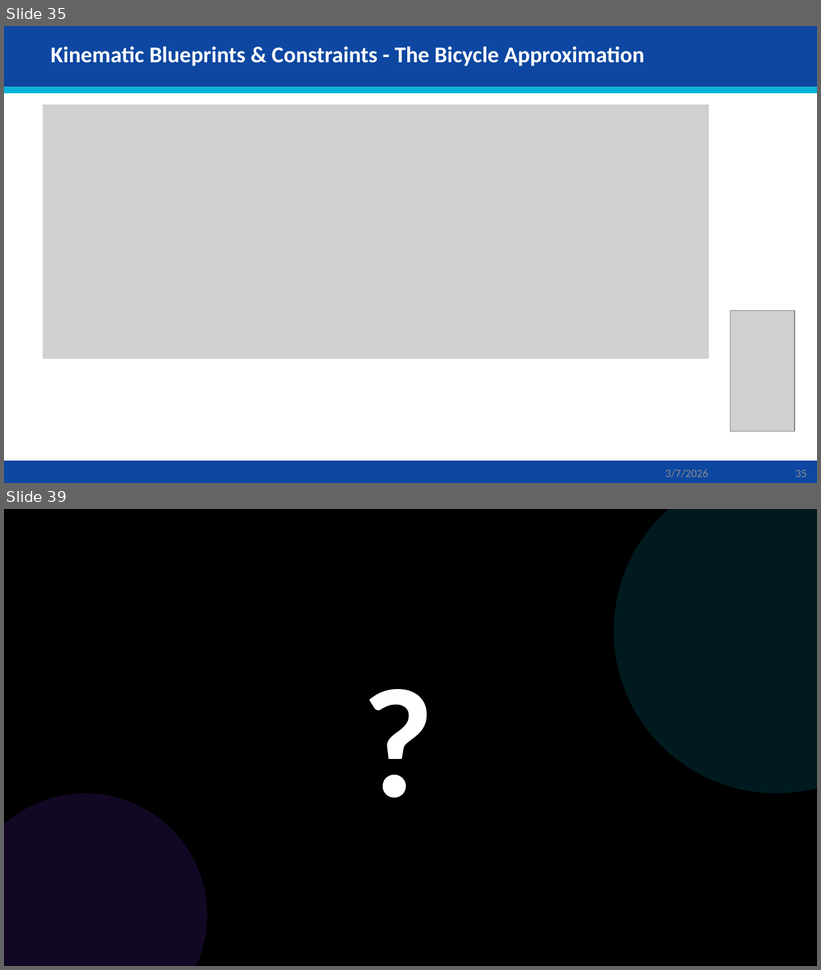
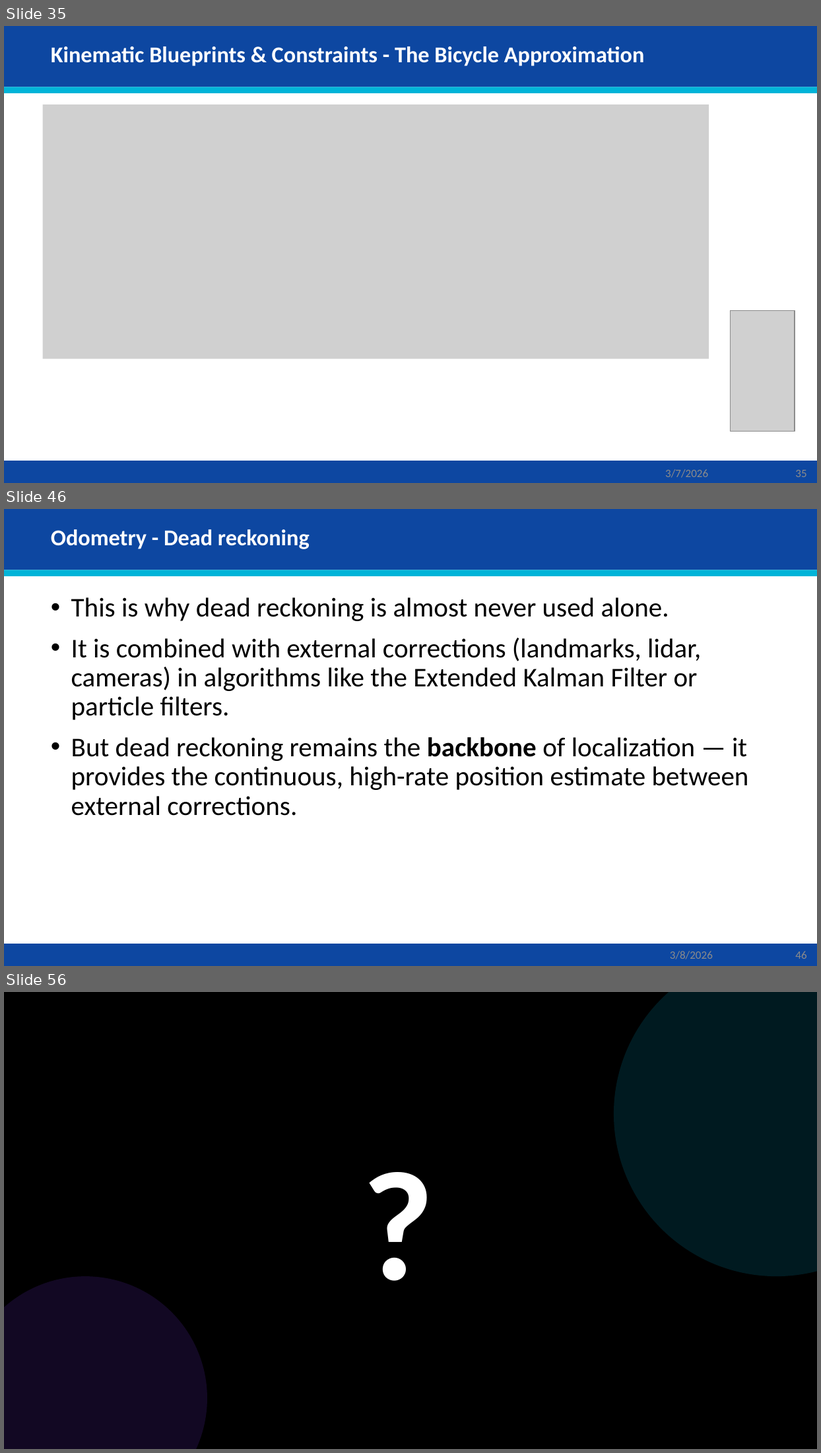
Before and after one commit to AbbadiAhmad/mobile_robots_course, a slide deck: Slides/Mod03/Mod03.pptx. Shown one above the other, each under a label of ours: slides 35 and 39 before the commit, slides 35, 46 and 56 after it; the slides between them are not shown. The pictures are 821x970 and 821x1453 pixels, drawn with LibreOffice and Linux fonts; fonts in the diff are those of the drawing; grey boxes stand for pictures. Boxes give left, top, right and bottom in pixels: in the first picture for what was removed or moved away, otherwise in the second. Text is boxed around its words. In the diff, an @@ line names an element or a change of style, - is before the commit and + after.

```diff
--- a/Slides/Mod03/Mod03.pptx
+++ b/Slides/Mod03/Mod03.pptx
@@ slide 46 added at [4, 509, 817, 966], background #FFFFFF; not listed: 3 template elements that a slide beside it also shows @@
@@ title added at [51, 529, 310, 549], 20 pt, text #FFFFFF, bold @@
+Odometry - Dead reckoning
@@ text added at [71, 597, 749, 816], 24 pt, text #000000 @@
+• This is why dead reckoning is almost never used alone.
+• It is combined with external corrections (landmarks, lidar, cameras) in algorithms like the Extended Kalman Filter or particle filters.
+• But dead reckoning remains the backbone of localization — it provides the continuous, high-rate position estimate between external corrections.
@@ text added at [670, 951, 713, 960], 10 pt, text #8C8C8C @@
+3/8/2026
@@ page number added at [795, 951, 807, 959], 10 pt, text #8C8C8C @@
+46
@@ what was slide 39 is now slide 56 @@
```
Also in this commit, not shown: 3 slides changed, 20 other slides added.
